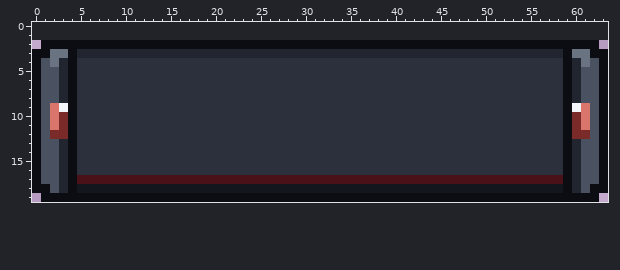
Pixel-art file, stored at assets/ui/hud/hud_bar_back_boss.aseprite. Above, as it was before the edit.
64x18 pixels, 1 frame. The old version is drawn lined up with the new one, on the new canvas.
The result:
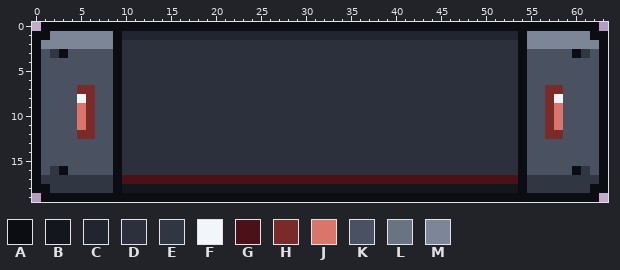
Palette (. is transparent): A #0b0d12  B #14161d  C #20252f  D #2b303c  E #303642  F #f2f5fa  G #4a1218  H #7a2a28  J #d9756b  K #4a5262  L #6a7382  M #7c8696
Difference:
canvas 64x18 -> 64x20, the old top-left corner now at 0,2
Changed rows in their new state; - is an unchanged pixel.
first column x 0:
 0 -AAAAAAAAAAAAAAAAAAAAAAAAAAAAAAAAAAAAAAAAAAAAAAAAAAAAAAAAAAAAAA-
 1 AAMMMMMMMACCCCCCCCCCCCCCCCCCCCCCCCCCCCCCCCCCCCCCCCCCCCAMMMMMMMAA
 2 AMMMMMMMM-DDDDDDDDDDDDDDDDDDDDDDDDDDDDDDDDDDDDDDDDDDDD-MMMMMMMMA
 3 -KEAKKKKKADDDDDDDDDDDDDDDDDDDDDDDDDDDDDDDDDDDDDDDDDDDDAKKKKKAEK-
 4 --KKKKKKKA--------------------------------------------AKKKKKKK--
 5 ---KKKKKKA--------------------------------------------AKKKKKK---
 6 ---KKKKKKA--------------------------------------------AKKKKKK---
 7 ---KKHHKKA--------------------------------------------AKKHHKK---
 8 ---KKFHKKA--------------------------------------------AKKHFKK---
 9 --KKKJHKKA--------------------------------------------AKKHJKKK--
10 --KKKJHKKA--------------------------------------------AKKHJKKK--
11 --KKKJHKKA--------------------------------------------AKKHJKKK--
12 --KKKHHKKA--------------------------------------------AKKHHKKK--
13 ---KKKKKKA--------------------------------------------AKKKKKK---
14 ---KKKKKKA--------------------------------------------AKKKKKK---
15 ---KKKKKKA--------------------------------------------AKKKKKK---
16 --EAKKKKKA--------------------------------------------AKKKKKAE--
17 -EEEEEEEEA--------------------------------------------AEEEEEEEE-
18 --EEEEEEEA--------------------------------------------AEEEEEEE--
